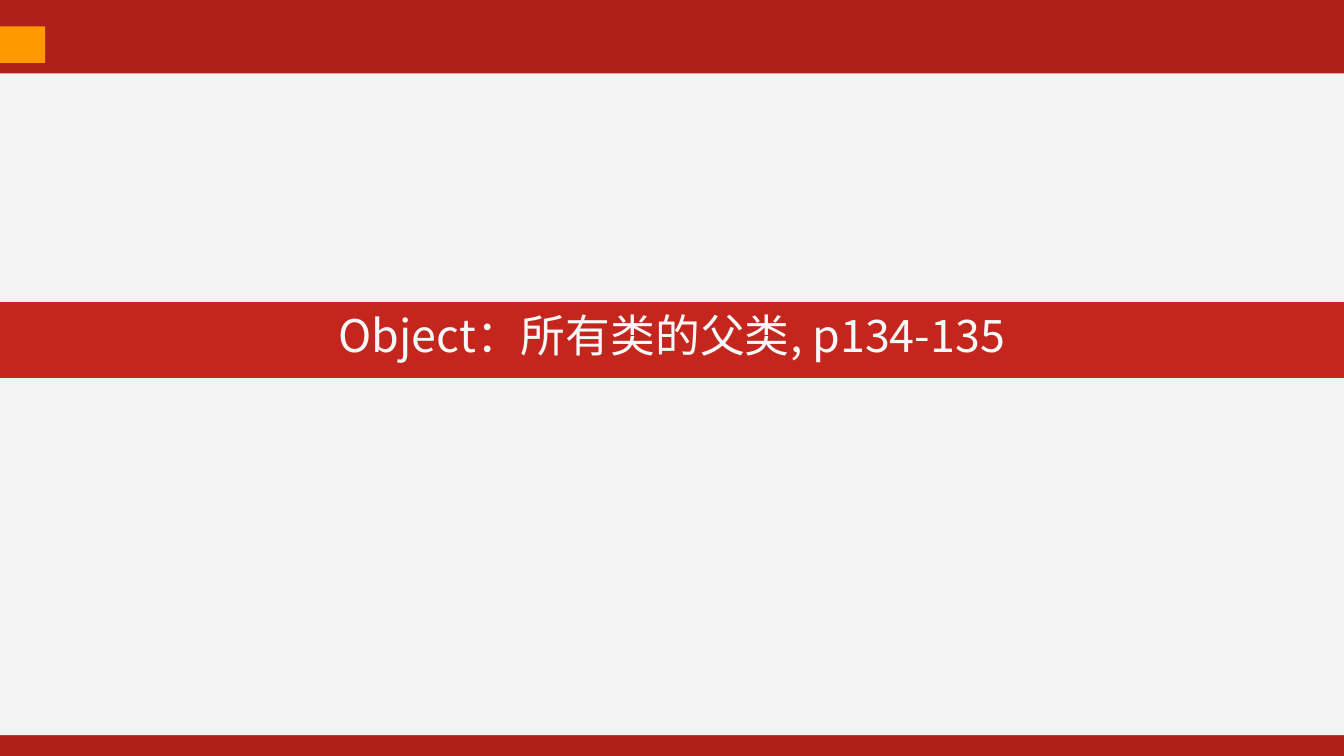
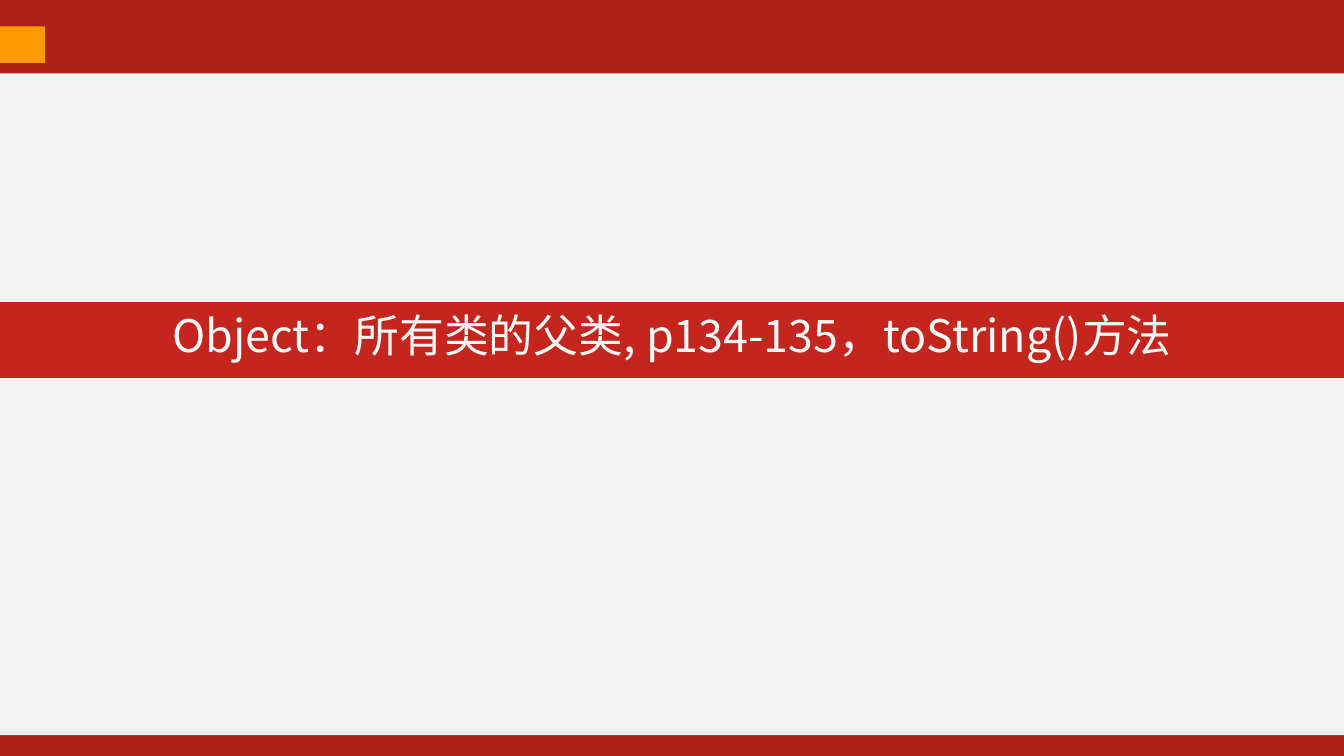
Before and after one commit to kevinjoyce/JavaCourseWare, a slide deck: slide 13 of PPT/每次课PPT/03 面向对象（下）-1.pptx. Drawn at 1344x756 pixels with LibreOffice and Linux fonts; fonts in the diff are those of the drawing. Boxes give left, top, right and bottom in pixels: in the first picture for what was removed or moved away, otherwise in the second. Text is boxed around its words. In the diff, an @@ line names an element or a change of style, - is before the commit and + after.

```diff
--- a/PPT/每次课PPT/03 面向对象（下）-1.pptx
+++ b/PPT/每次课PPT/03 面向对象（下）-1.pptx
@@ text in rectangle at box(172, 314, 1172, 363): text changed @@
-Object：所有类的父类, p134-135
+Object：所有类的父类, p134-135，toString()方法
```
Also in this commit, not shown: 1 other slide changed, 2 other files.
